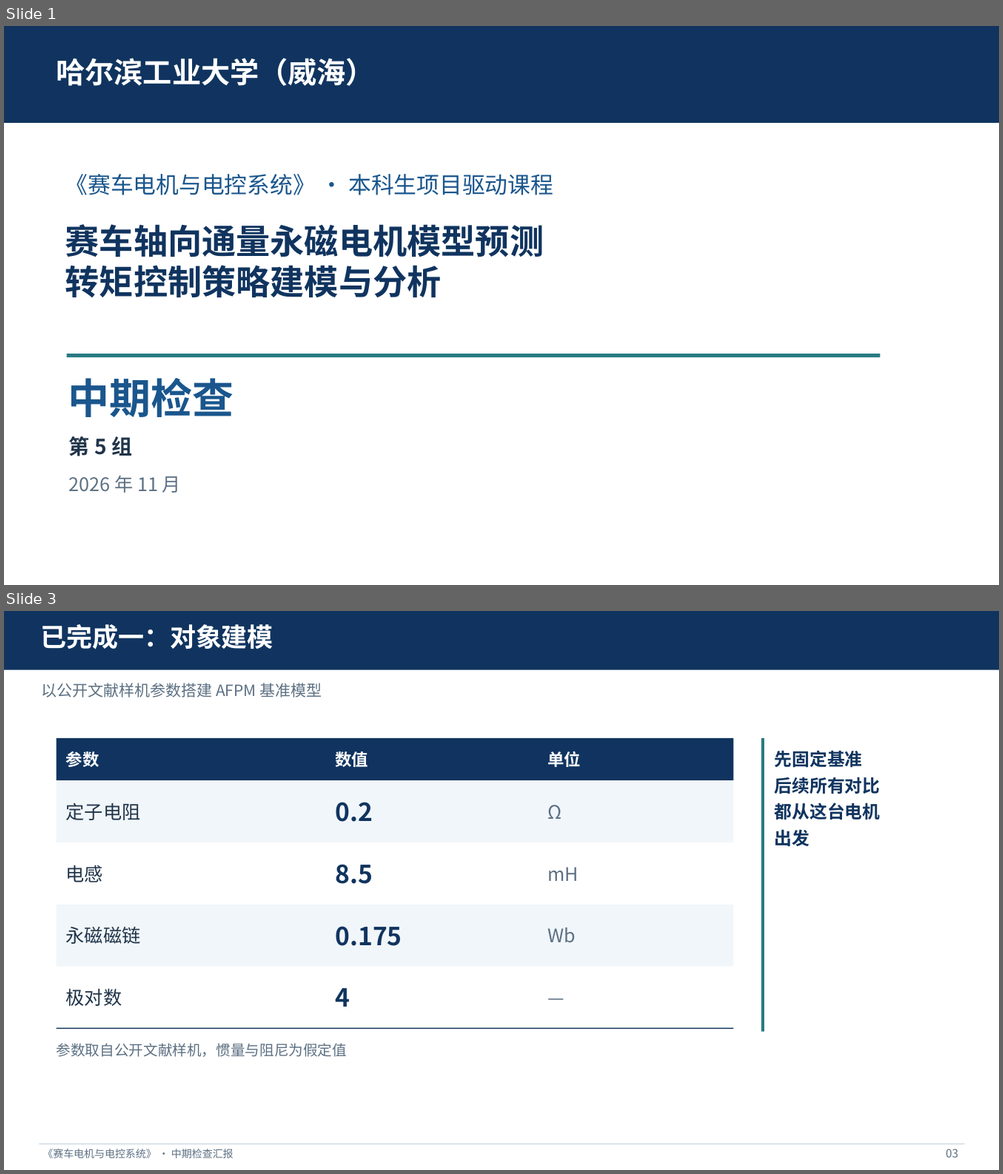
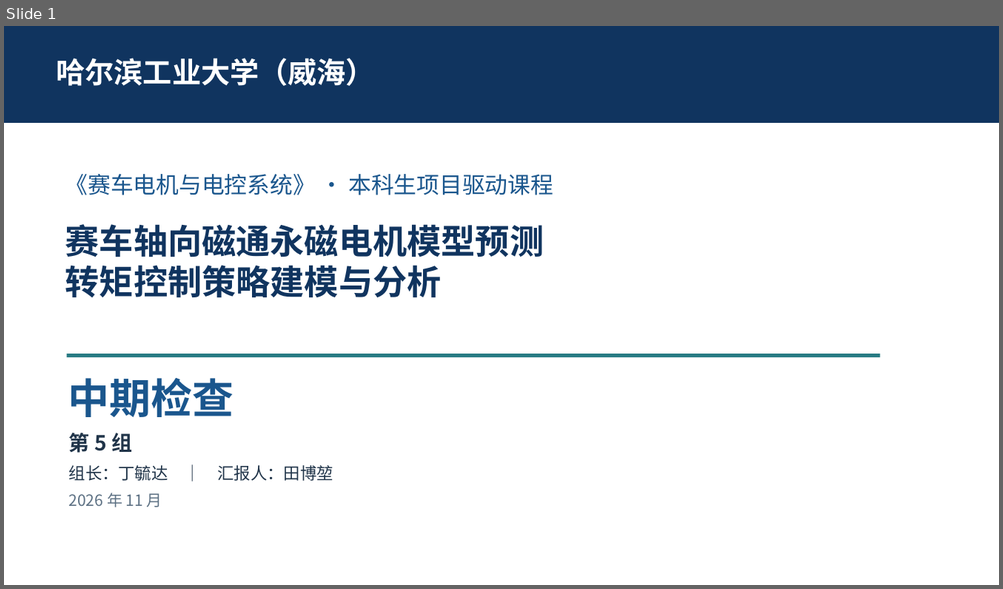
Before and after one commit to dydpop/afpm-mptc, a slide deck: docs/中期汇报_第5组.pptx. Shown one above the other, each under a label of ours: slides 1 and 3 before the commit, slide 1 after it; the slides between them are not shown. The pictures are 1003x1174 and 1003x589 pixels, drawn with LibreOffice and Linux fonts; fonts in the diff are those of the drawing. Boxes give left, top, right and bottom in pixels: in the first picture for what was removed or moved away, otherwise in the second. Text is boxed around its words. In the diff, an @@ line names an element or a change of style, - is before the commit and + after.

Commit message:
中期 PPT 重排为 8 页并重写讲稿：按'从题目找问题'的叙事
PPT：
- 封面修正错字（轴向通量→轴向磁通），补署名'组长：丁毓达｜汇报人：田博堃'
- 页序改为：封面 → 课题怎么拆（六阶段 20 步，含 3+3+2+4+3+5 校验）→ 现在停在哪（20 格进度条，15/16 之间标当前）→ 本阶段交出三件东西（参数表含来源列 + 模型截图 + 四标签）→ 成果怎么来的（对齐前后，14.7 倍/0.1% 放大）→ 工具与分工 → 这一阶段的收获（三层卡片）→ 下一步与请教
- 参数表增'来源'列；路线图每段补子步骤数；删与标题重复的副标题与图注

讲稿：
- 按开题讲稿的写法重写：题目→自己找问题→拆阶段→当前阶段→成果（是什么/怎么来/怎么用）→工具→价值→分工→下一步与请教
- 口播 895 字，约 4 分 04 秒；全程不报性能数字，仅保留 14.7 倍与 0.1% 作为可比性证据
- 备用问答扩至四条（为何没结果、模型可信、参数不准、进度）

```diff
--- a/docs/中期汇报_第5组.pptx
+++ b/docs/中期汇报_第5组.pptx
@@ slide 3 removed at bbox=[4, 611, 999, 1170], background #FFFFFF @@
@@ rectangle removed at bbox=[4, 611, 999, 670] @@
@@ text removed at bbox=[40, 624, 273, 649] @@
-已完成一：对象建模
@@ text removed at bbox=[41, 683, 321, 698] @@
-以公开文献样机参数搭建 AFPM 基准模型
@@ rectangle removed at bbox=[57, 738, 734, 781] @@
@@ rectangle removed at bbox=[761, 738, 764, 1033] @@
@@ text removed at bbox=[66, 752, 99, 767] @@
-参数
@@ text removed at bbox=[336, 752, 369, 767] @@
-数值
@@ text removed at bbox=[547, 751, 580, 767] @@
-单位
@@ text removed at bbox=[774, 750, 880, 846] @@
-先固定基准
-后续所有对比
-都从这台电机
-出发
@@ rectangle removed at bbox=[57, 780, 734, 843] @@
@@ text removed at bbox=[66, 803, 141, 820] @@
-定子电阻
@@ text removed at bbox=[336, 802, 373, 822] @@
-0.2
@@ text removed at bbox=[547, 805, 561, 819] @@
-Ω
@@ rectangle removed at bbox=[57, 843, 734, 905] @@
@@ text removed at bbox=[66, 866, 103, 883] @@
-电感
@@ text removed at bbox=[336, 864, 373, 884] @@
-8.5
@@ text removed at bbox=[547, 867, 578, 881] @@
-mH
@@ rectangle removed at bbox=[57, 905, 734, 967] @@
@@ text removed at bbox=[66, 927, 141, 944] @@
-永磁磁链
@@ text removed at bbox=[336, 926, 402, 946] @@
-0.175
@@ text removed at bbox=[547, 928, 575, 943] @@
-Wb
@@ rectangle removed at bbox=[57, 967, 734, 1029] @@
@@ text removed at bbox=[547, 967, 743, 1029] @@
-—
@@ text removed at bbox=[66, 988, 122, 1006] @@
-极对数
@@ text removed at bbox=[336, 988, 350, 1007] @@
-4
@@ line removed from (57, 1029) to (734, 1029) @@
@@ text removed at bbox=[57, 1043, 347, 1057] @@
-参数取自公开文献样机，惯量与阻尼为假定值
@@ line removed from (39, 1145) to (965, 1145) @@
@@ text removed at bbox=[42, 1149, 233, 1159] @@
-《赛车电机与电控系统》 · 中期检查汇报
@@ text removed at bbox=[945, 1149, 958, 1158] @@
-03
@@ slide 1 changed as well @@
@@ text at bbox=[65, 224, 544, 257]: text changed @@
-赛车轴向通量永磁电机模型预测
+赛车轴向磁通永磁电机模型预测
@@ text "第 5 组": place and size @@
-text "第 5 组" at bbox=[69, 437, 132, 457]
+text "第 5 组" at bbox=[69, 433, 132, 453]
@@ text added at bbox=[69, 466, 333, 481], 16 pt, text #203449 @@
+组长：丁毓达 ｜ 汇报人：田博堃
@@ text "2026 年 11 月": place and size @@
-text "2026 年 11 月" at bbox=[69, 476, 181, 493]
+text "2026 年 11 月" at bbox=[69, 493, 162, 508]
@@ text "2026 年 11 月" at bbox=[69, 493, 162, 508]: size 18 to 15 pt @@
```
Also in this commit, not shown: 3 other slides changed, 4 slides added, 1 other slide removed, 1 other file.
